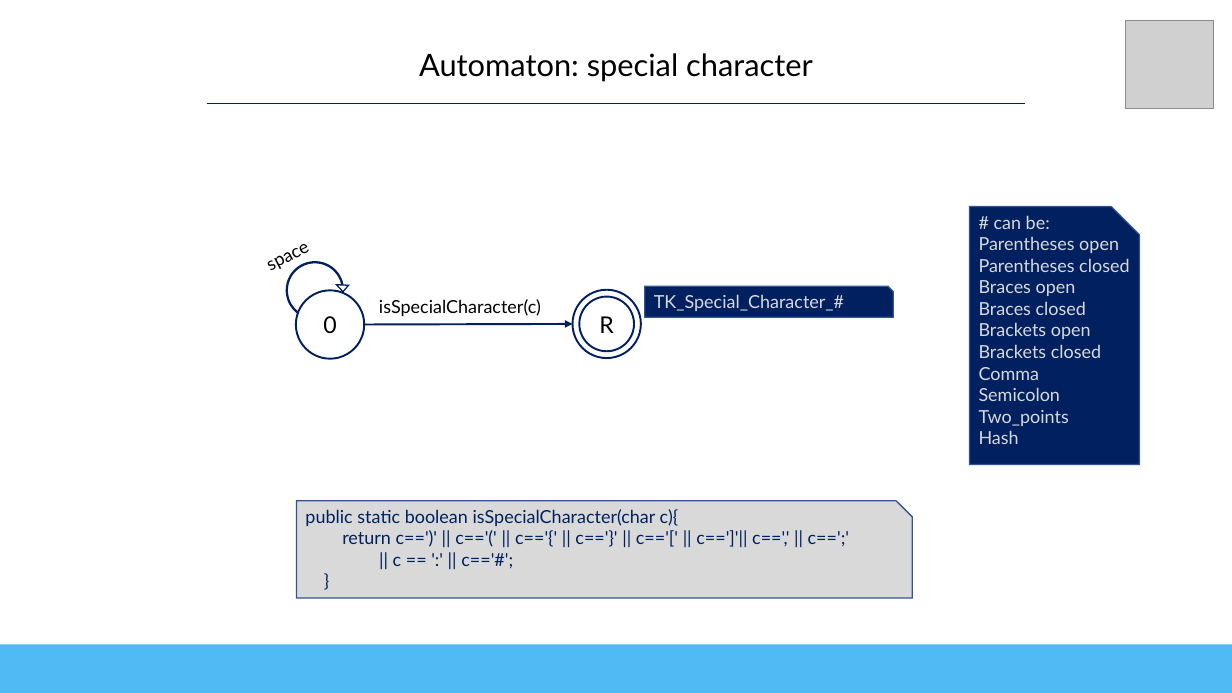
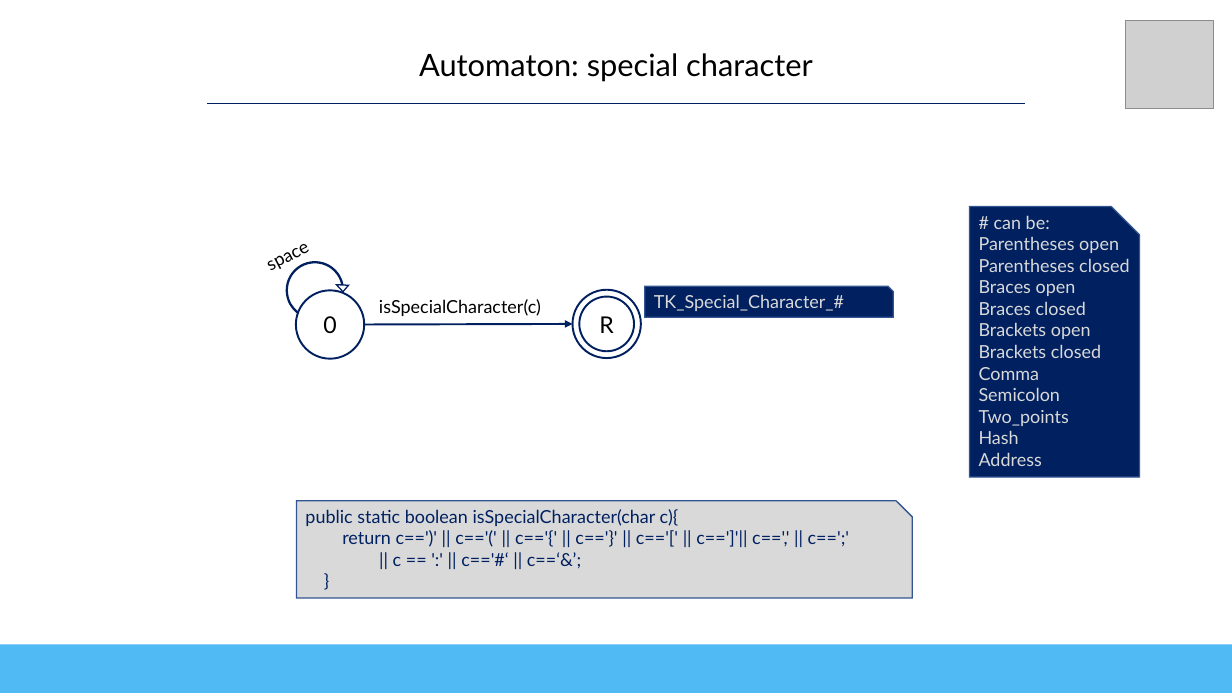
Before and after one commit to karo-txs/Pavo, a slide deck: slide 7 of docs/PavoAutomatons.pptx. Drawn at 1232x693 pixels with LibreOffice and Linux fonts; fonts in the diff are those of the drawing; grey boxes stand for pictures. Boxes give left, top, right and bottom in pixels: in the first picture for what was removed or moved away, otherwise in the second. Text is boxed around its words. In the diff, an @@ line names an element or a change of style, - is before the commit and + after.

Commit message:
slide atualizado

```diff
--- a/docs/PavoAutomatons.pptx
+++ b/docs/PavoAutomatons.pptx
@@ snip rect: place and size @@
-snip rect at bbox=[970, 207, 1140, 465]
+snip rect at bbox=[970, 207, 1140, 478]
@@ text at bbox=[979, 452, 1042, 466]: paragraph added @@
+Address
@@ text at bbox=[393, 552, 581, 568]: text changed @@
-|| c == ':' || c=='#';
+|| c == ':' || c=='#‘ || c==‘&’;
```
